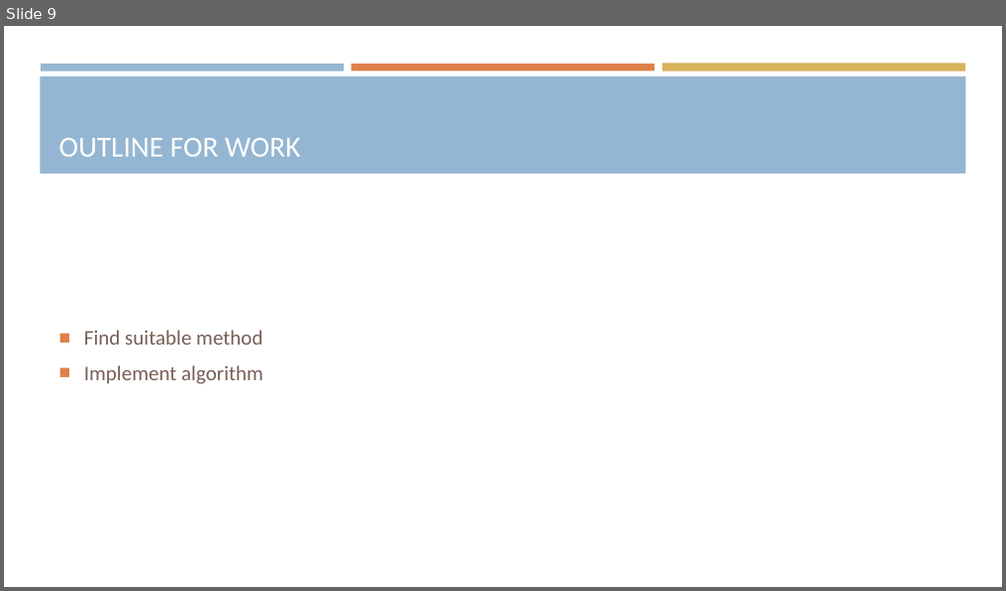
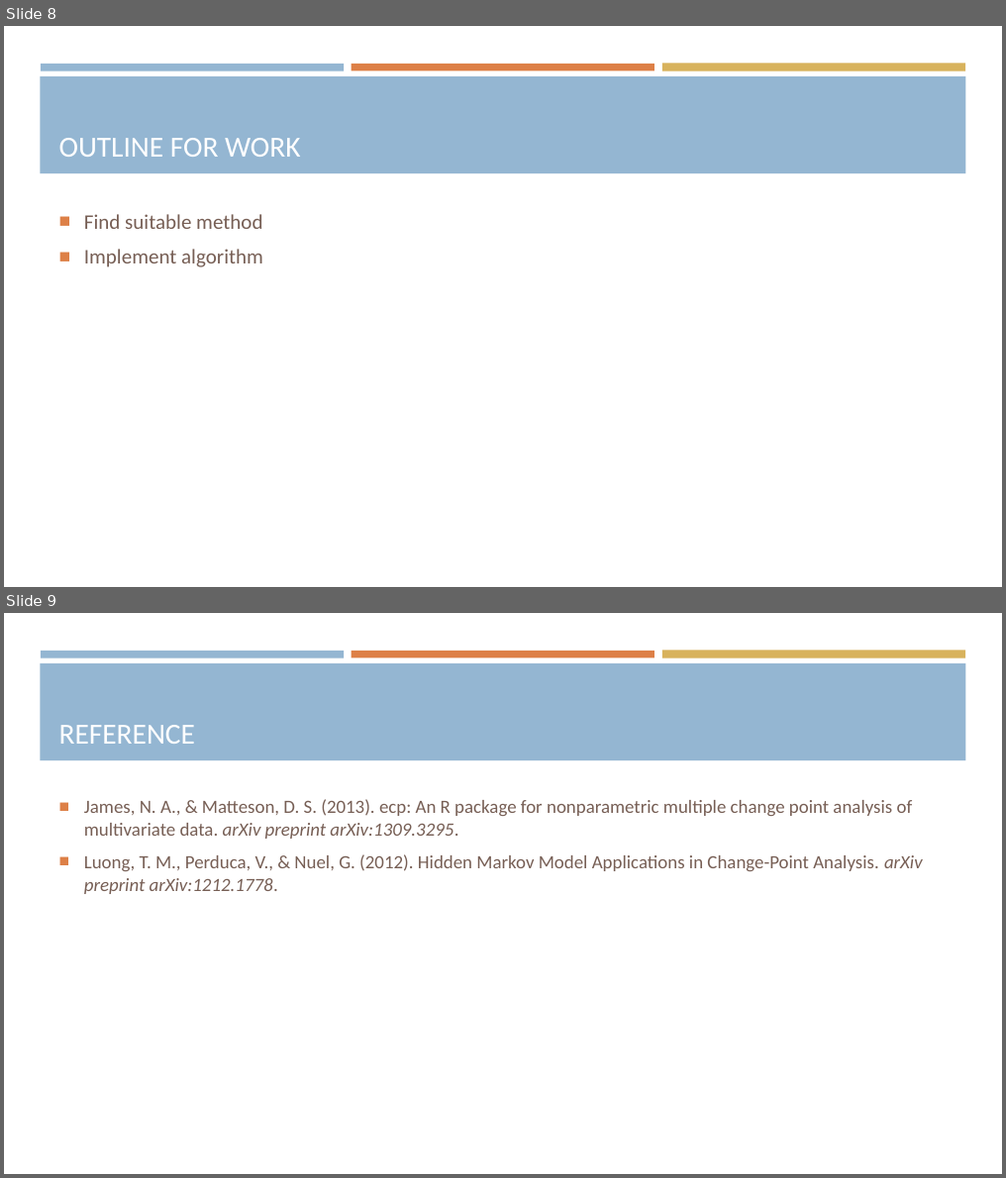
Before and after one commit to araea382/MT, a slide deck: Presentation/1-Proposal seminar.pptx. Shown one above the other, each under a label of ours: slide 9 before the commit, slides 8 and 9 after it. The pictures are 1006x591 and 1006x1178 pixels, drawn with LibreOffice and Linux fonts; fonts in the diff are those of the drawing. Boxes give left, top, right and bottom in pixels: in the first picture for what was removed or moved away, otherwise in the second. Text is boxed around its words. In the diff, an @@ line names an element or a change of style, - is before the commit and + after.

```diff
--- a/Presentation/1-Proposal seminar.pptx
+++ b/Presentation/1-Proposal seminar.pptx
@@ slide 9 added at box(4, 613, 1002, 1174), background #FFFFFF; not listed: 4 template elements that a slide beside it also shows @@
@@ title added at box(59, 725, 195, 744), 28 pt, text #FFFFFF @@
+REFERENCE
@@ text added at box(84, 799, 923, 894), 18 pt, text #775F55 @@
+■ James, N. A., & Matteson, D. S. (2013). ecp: An R package for nonparametric multiple change point analysis of multivariate data. arXiv preprint arXiv:1309.3295.
+■ Luong, T. M., Perduca, V., & Nuel, G. (2012). Hidden Markov Model Applications in Change-Point Analysis. arXiv preprint arXiv:1212.1778.
@@ what was slide 9 is now slide 8 @@
@@ slide 8 changed as well @@
@@ text "Find suitable method" at box(84, 214, 263, 268): vertical alignment middle to top @@
```
Also in this commit, not shown: 7 other slides changed, 2 slides removed, 7 other files.
